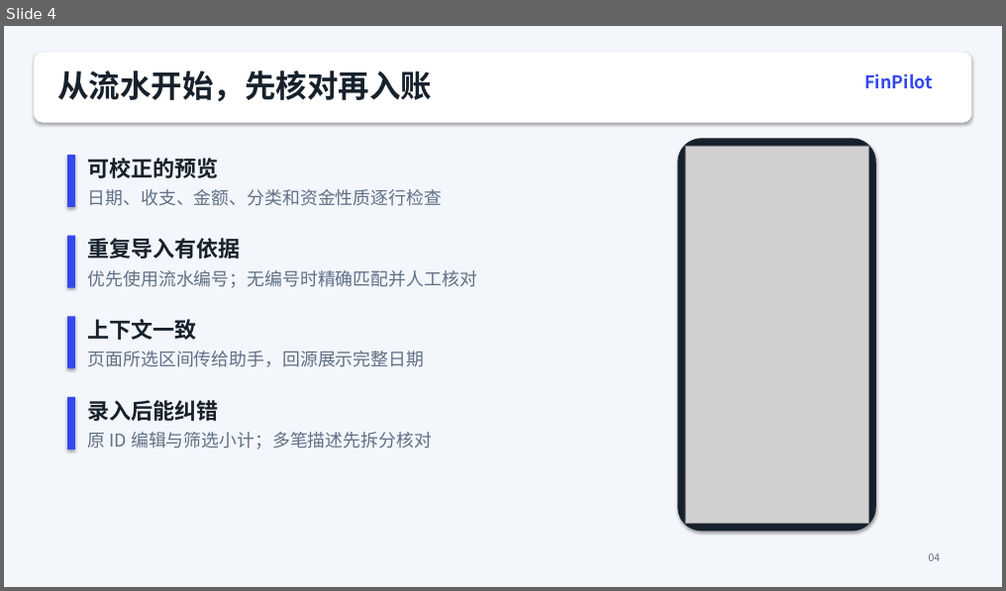
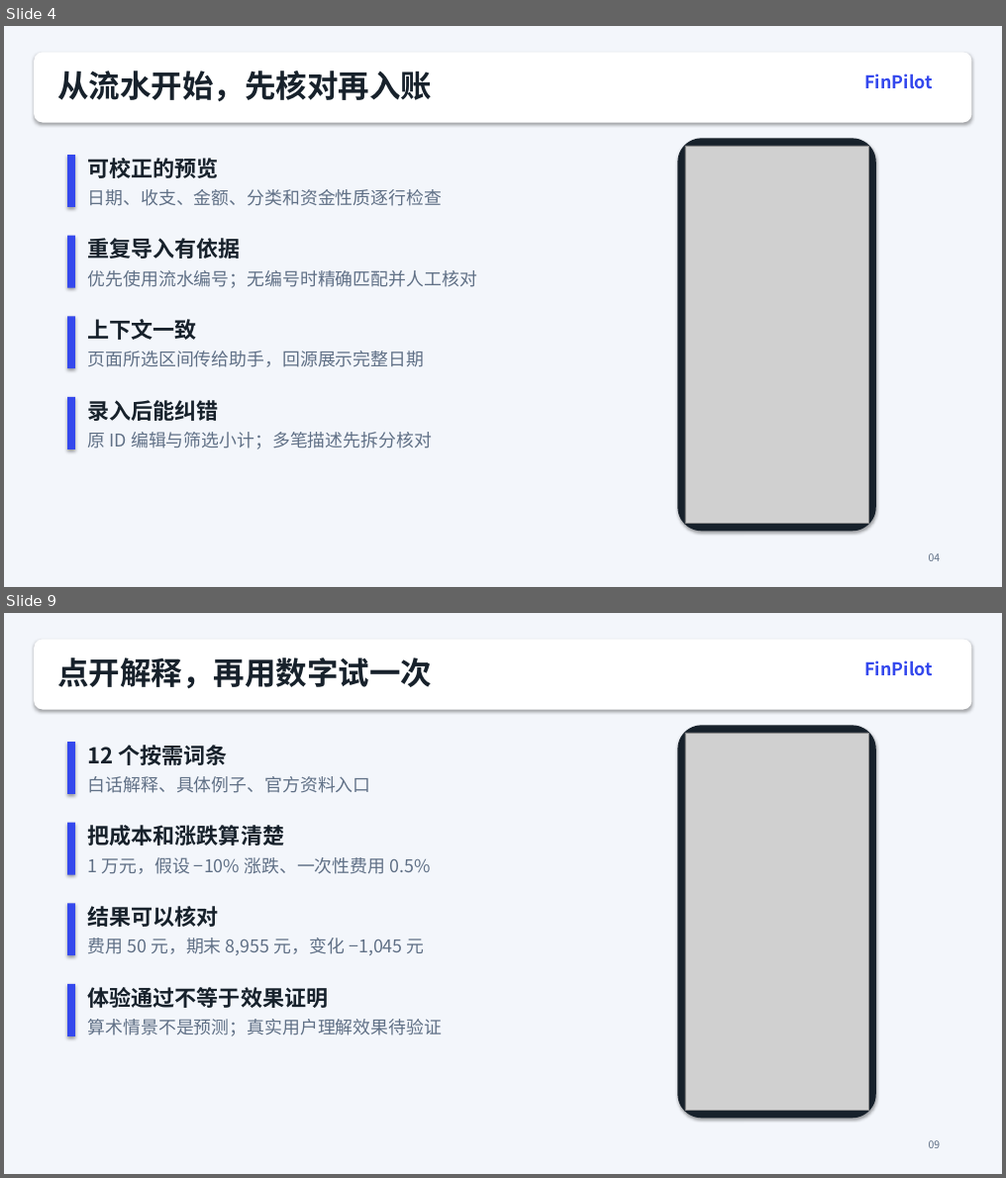
Before and after one commit to gr-peng/gonghang, a slide deck: materials/FinPilot-presentation.pptx. Shown one above the other, each under a label of ours: slide 4 before the commit, slides 4 and 9 after it; the slides between them are not shown. The pictures are 1006x591 and 1006x1178 pixels, drawn with LibreOffice and Linux fonts; fonts in the diff are those of the drawing; grey boxes stand for pictures. Boxes give left, top, right and bottom in pixels: in the first picture for what was removed or moved away, otherwise in the second. Text is boxed around its words. In the diff, an @@ line names an element or a change of style, - is before the commit and + after.

```diff
--- a/materials/FinPilot-presentation.pptx
+++ b/materials/FinPilot-presentation.pptx
@@ slide 9 added at box(4, 613, 1002, 1174), background #F3F6FB @@
@@ rounded rectangle added at box(34, 639, 972, 710), fill #FFFFFF @@
@@ text added at box(57, 658, 432, 688), 30 pt, text #17212B, bold @@
+点开解释，再用数字试一次
@@ text added at box(864, 661, 933, 676), 17 pt, text #3448ED, bold @@
+FinPilot
@@ rounded rectangle added at box(678, 725, 876, 1118), fill #17212B @@
@@ rectangle added at box(67, 742, 75, 794), fill #3448ED @@
@@ text added at box(88, 745, 228, 765), 21 pt, text #17212B, bold @@
+12 个按需词条
@@ picture added at box(685, 733, 868, 1111) @@
@@ text added at box(88, 776, 371, 793), 17 pt, text #607086 @@
+白话解释、具体例子、官方资料入口
@@ rectangle added at box(67, 823, 75, 875), fill #3448ED @@
@@ text added at box(88, 825, 284, 846), 21 pt, text #17212B, bold @@
+把成本和涨跌算清楚
@@ text added at box(88, 858, 431, 874), 17 pt, text #607086 @@
+1 万元，假设 −10% 涨跌、一次性费用 0.5%
@@ rectangle added at box(67, 903, 75, 956), fill #3448ED @@
@@ text added at box(88, 906, 219, 927), 21 pt, text #17212B, bold @@
+结果可以核对
@@ text added at box(88, 938, 425, 956), 17 pt, text #607086 @@
+费用 50 元，期末 8,955 元，变化 −1,045 元
@@ rectangle added at box(67, 984, 75, 1037), fill #3448ED @@
@@ text added at box(88, 987, 329, 1008), 21 pt, text #17212B, bold @@
+体验通过不等于效果证明
@@ text added at box(88, 1019, 443, 1037), 17 pt, text #607086 @@
+算术情景不是预测；真实用户理解效果待验证
@@ text added at box(929, 1141, 941, 1149), 10 pt, text #607086 @@
+09
```
Also in this commit, not shown: 9 slides changed, 1 other slide added, 38 other files.
